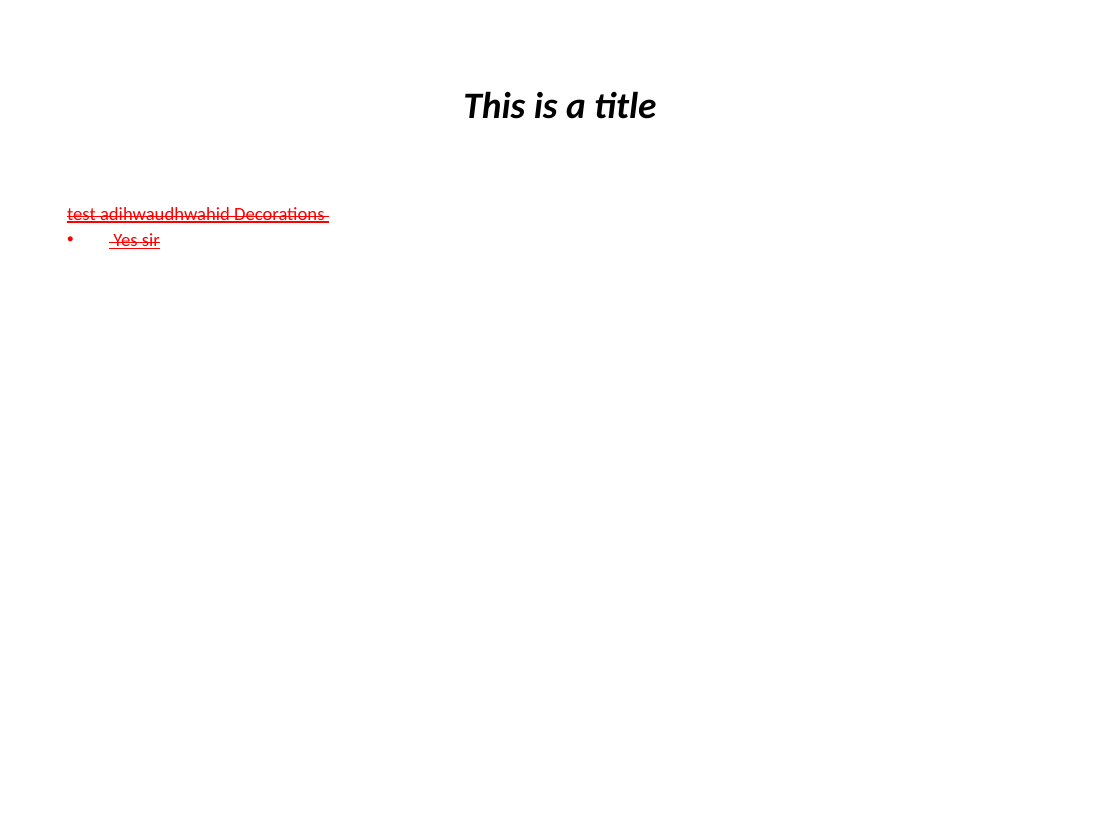
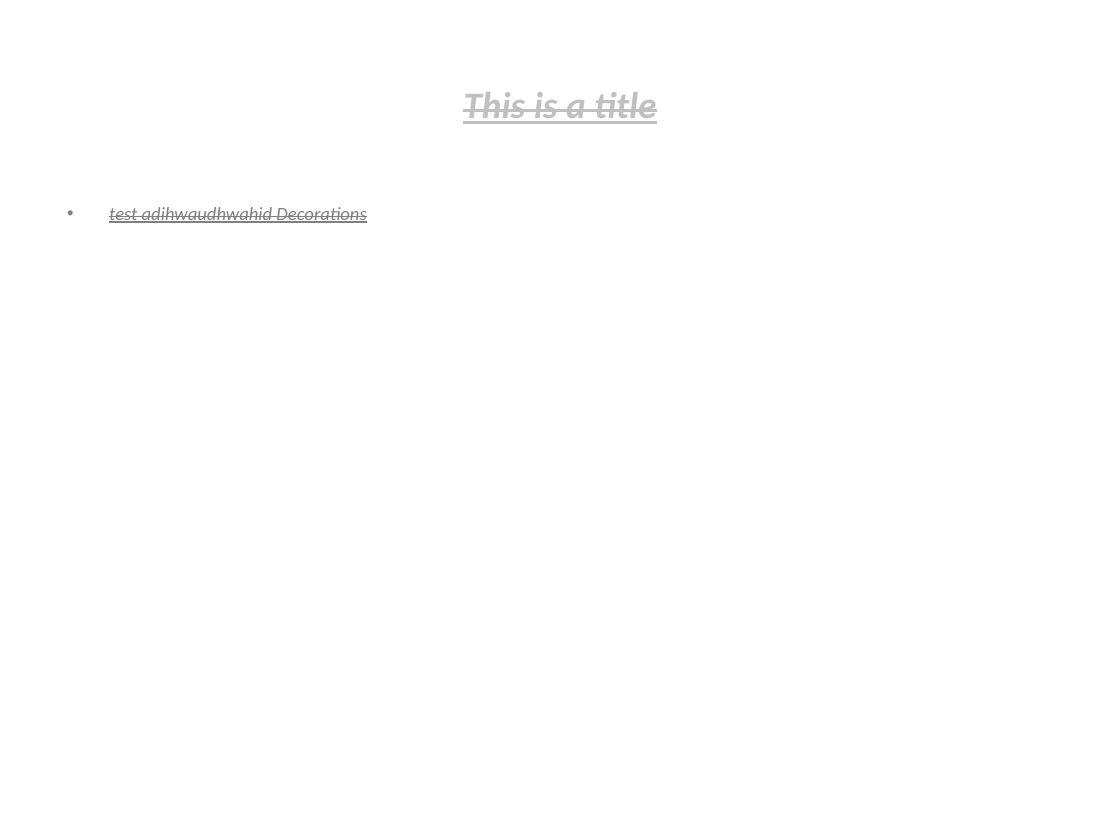
Before and after one commit to monstrotac/JsonConverterProject, a slide deck: slide 2 of JsonConverter/src/main/resources/OutputFolder/test.pptx. Drawn at 1120x840 pixels with LibreOffice and Linux fonts; fonts in the diff are those of the drawing. Boxes give left, top, right and bottom in pixels: in the first picture for what was removed or moved away, otherwise in the second. Text is boxed around its words. In the diff, an @@ line names an element or a change of style, - is before the commit and + after.

Commit message:
Fonctionnalt test

```diff
--- a/JsonConverter/src/main/resources/OutputFolder/test.pptx
+++ b/JsonConverter/src/main/resources/OutputFolder/test.pptx
@@ title "This is a title" at (x1=463, y1=92, x2=656, y2=124): text colour #000000 to #C0C0C0, underline on, strikethrough on @@
@@ text at (x1=109, y1=207, x2=366, y2=223): text changed; text colour #FF0000 to #808080; italic on @@
-• test adihwaudhwahid Decorations
-  Yes sir
+• test adihwaudhwahid Decorations
```
Also in this commit, not shown: 2 other slides changed, 5 other files.
